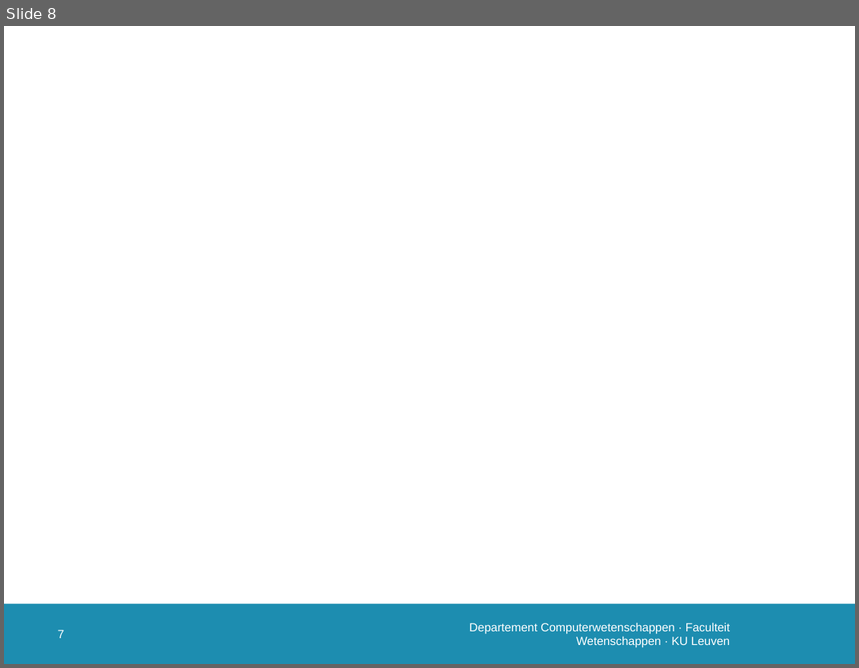
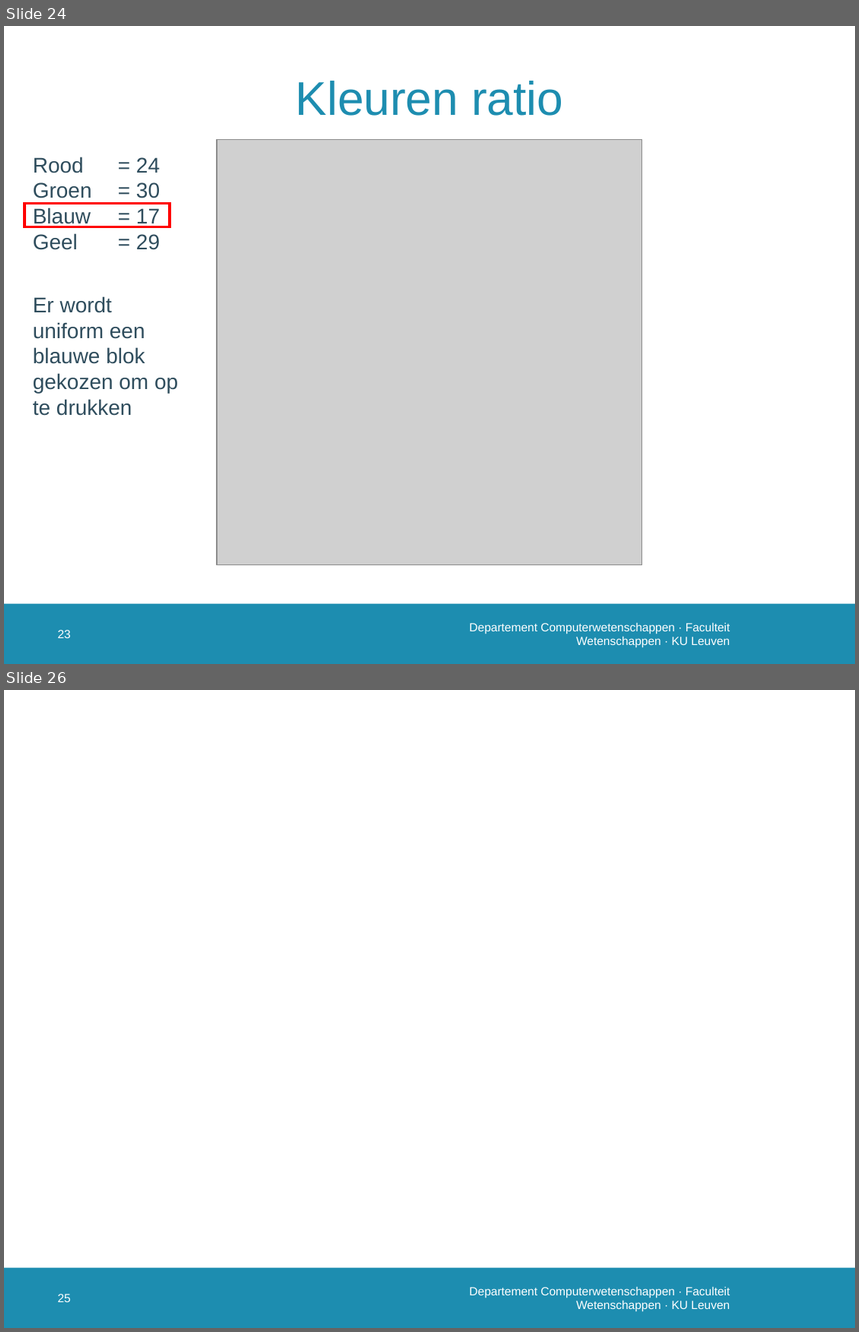
Before and after one commit to susverwimp/T208-Probabilistic-Programming-A-Case-Study, a slide deck: thesis/presentations/2 second/second.pptx. Shown one above the other, each under a label of ours: slide 8 before the commit, slides 24 and 26 after it; the slides between them are not shown. The pictures are 859x668 and 859x1332 pixels, drawn with LibreOffice and Linux fonts; fonts in the diff are those of the drawing; grey boxes stand for pictures; background and template pictures are left out. Boxes give left, top, right and bottom in pixels: in the first picture for what was removed or moved away, otherwise in the second. Text is boxed around its words. In the diff, an @@ line names an element or a change of style, - is before the commit and + after.

```diff
--- a/thesis/presentations/2 second/second.pptx
+++ b/thesis/presentations/2 second/second.pptx
@@ slide 24 added at (4, 26, 855, 664), background #FFFFFF; not listed: 1 template element that a slide beside it also shows @@
@@ title added at (296, 81, 563, 116), 40 pt, text #1D8DB0 @@
+Kleuren ratio
@@ text added at (33, 157, 160, 250), 18 pt, text #2F4D5D @@
+Rood = 24
+Groen = 30
+Blauw = 17
+Geel = 29
@@ picture added at (217, 140, 642, 566) @@
@@ rectangle added at (25, 203, 170, 227), outline #FF0000 2.25 pt @@
@@ text added at (33, 297, 178, 416), 18 pt, text #2F4D5D @@
+Er wordt uniform een blauwe blok gekozen om op te drukken
@@ page number added at (58, 630, 71, 639), 10 pt, text #FFFFFF @@
+23
@@ text added at (469, 623, 731, 648), 10 pt, text #FFFFFF @@
+Departement Computerwetenschappen · Faculteit Wetenschappen · KU Leuven
@@ what was slide 8 is now slide 26 @@
@@ page number at (58, 1294, 71, 1303): text changed @@
-7
+25
```
Also in this commit, not shown: 6 slides changed, 19 other slides added, 17 other files.
